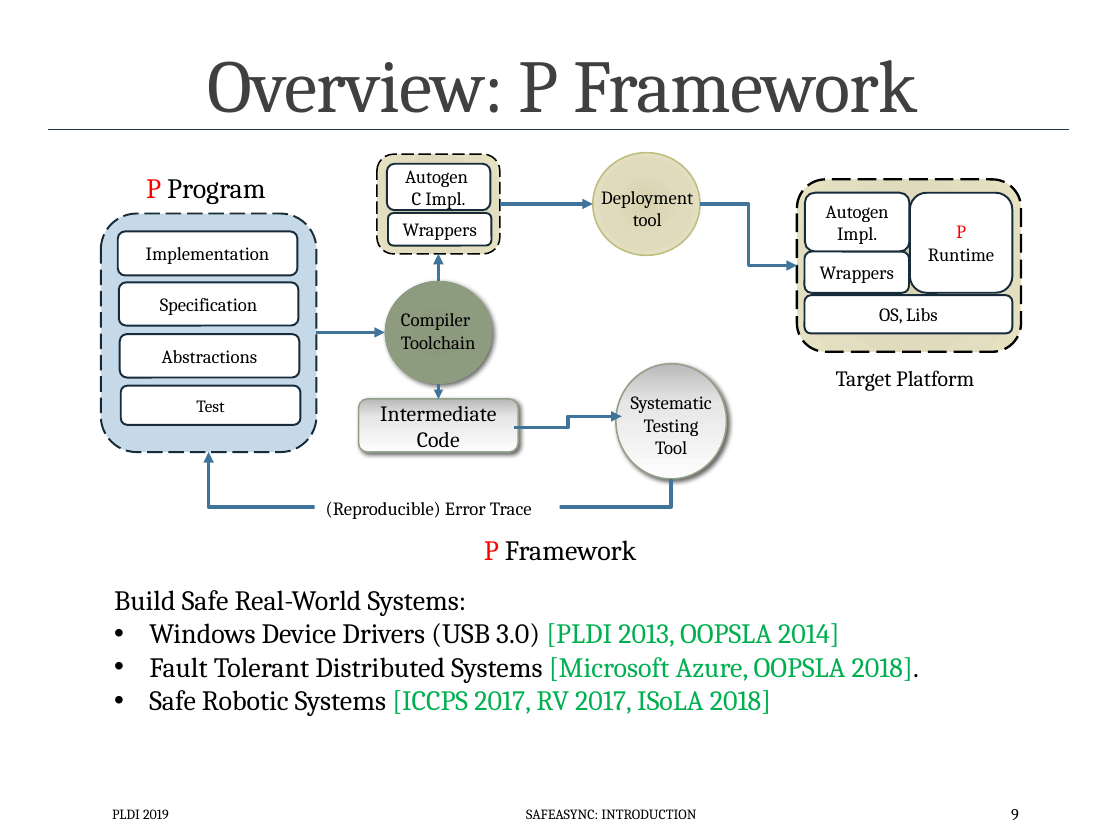
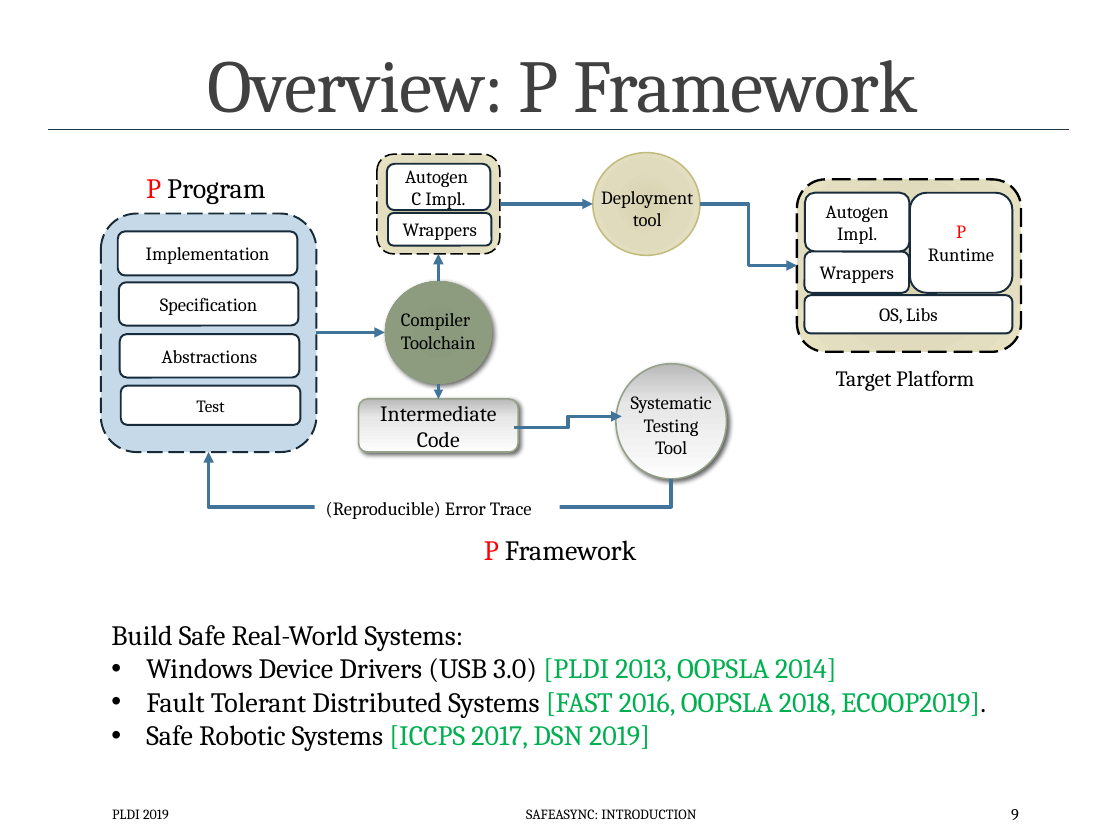
Before and after one commit to p-org/plditutorial, a slide deck: slide 9 of Presentations/1 - Introduction.pptx. Drawn at 1120x840 pixels with LibreOffice and Linux fonts; fonts in the diff are those of the drawing. Boxes give left, top, right and bottom in pixels: in the first picture for what was removed or moved away, otherwise in the second. Text is boxed around its words. In the diff, an @@ line names an element or a change of style, - is before the commit and + after.

```diff
--- a/Presentations/1 - Introduction.pptx
+++ b/Presentations/1 - Introduction.pptx
@@ text "Build Safe Real-World Systems:": place and size @@
-text "Build Safe Real-World Systems:" at (114, 590, 919, 716)
+text "Build Safe Real-World Systems:" at (111, 625, 986, 751)
@@ text at (146, 692, 986, 751): text changed; text colour #00B050 to #000000 @@
-• Fault Tolerant Distributed Systems [Microsoft Azure, OOPSLA 2018].
-• Safe Robotic Systems [ICCPS 2017, RV 2017, ISoLA 2018]
+• Fault Tolerant Distributed Systems [FAST 2016, OOPSLA 2018, ECOOP2019].
+• Safe Robotic Systems [ICCPS 2017, DSN 2019]
```
Also in this commit, not shown: 6 other slides changed.
